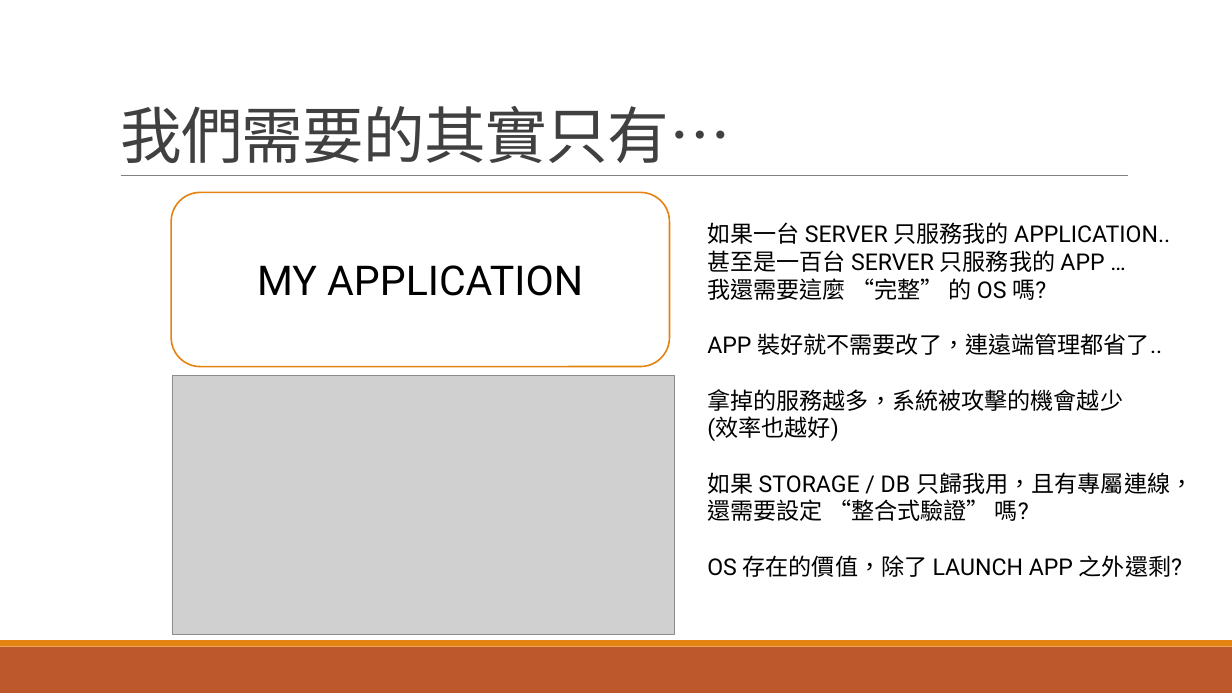
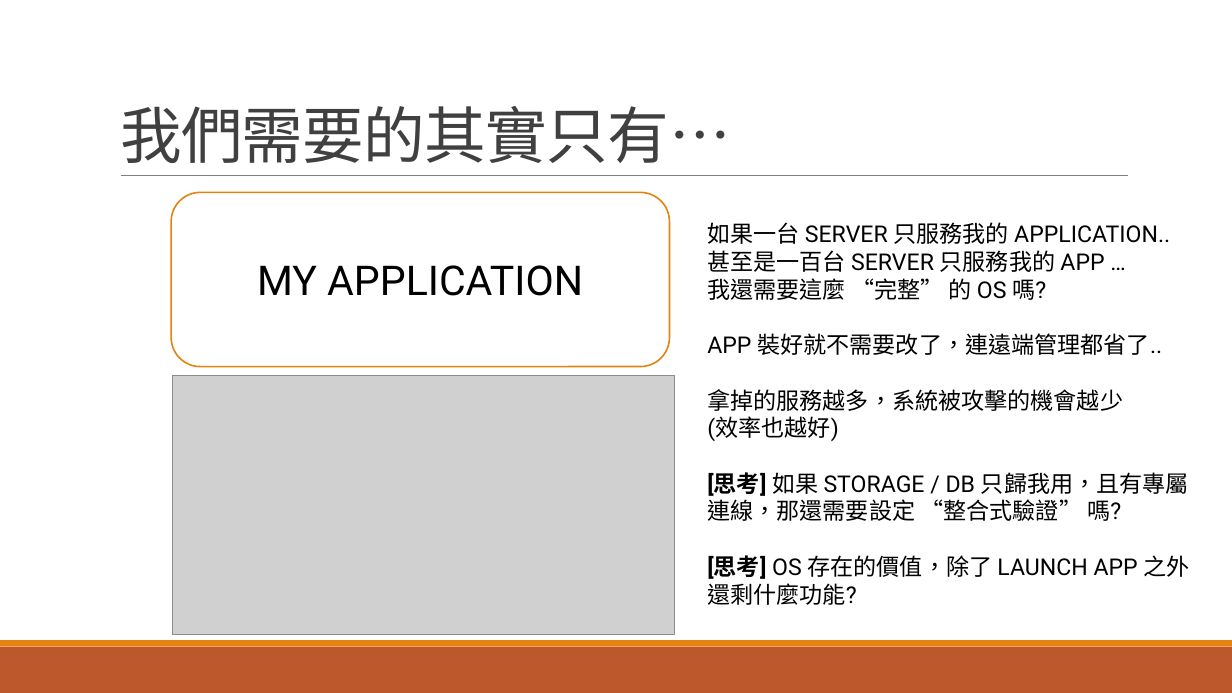
Before and after one commit to andrew0928/Meetup, a slide deck: slide 24 of 20170916.ContainerDrivenDevelop/slides.pptx. Drawn at 1232x693 pixels with LibreOffice and Linux fonts; fonts in the diff are those of the drawing; grey boxes stand for pictures. Boxes give left, top, right and bottom in pixels: in the first picture for what was removed or moved away, otherwise in the second. Text is boxed around its words. In the diff, an @@ line names an element or a change of style, - is before the commit and + after.

```diff
--- a/20170916.ContainerDrivenDevelop/slides.pptx
+++ b/20170916.ContainerDrivenDevelop/slides.pptx
@@ text at bbox=[707, 472, 1190, 605]: text changed @@
-如果 STORAGE / DB 只歸我用，且有專屬連線，
-還需要設定 “整合式驗證” 嗎?
-OS 存在的價值，除了 LAUNCH APP 之外還剩?
+[思考] 如果 STORAGE / DB 只歸我用，且有專屬
+連線，那還需要設定 “整合式驗證” 嗎?
+[思考] OS 存在的價值，除了 LAUNCH APP 之外
+還剩什麼功能?
```
Also in this commit, not shown: 10 other slides changed, 2 slides added, 5 slides removed, 2 other files.
